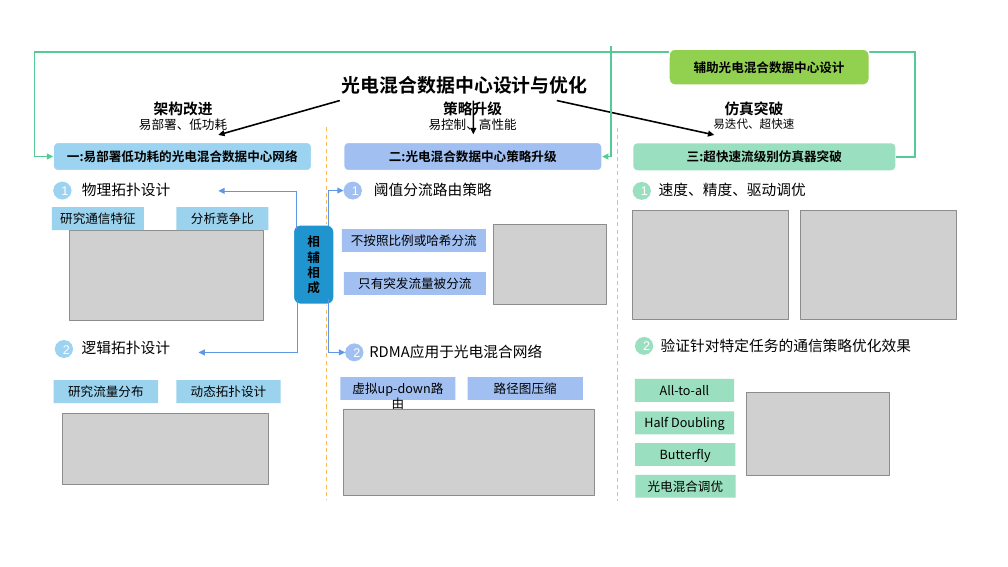
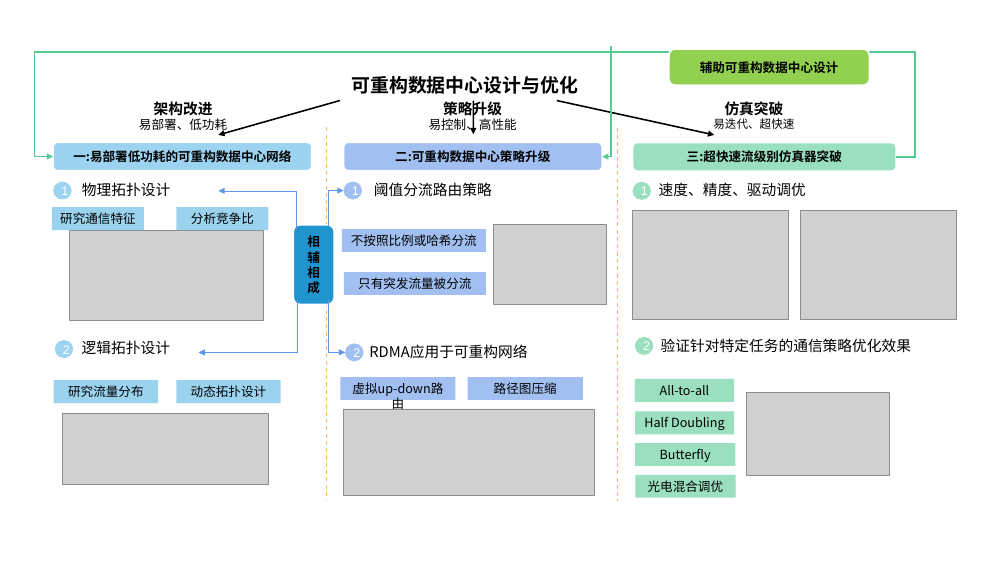
Before and after one commit to caopeirui/app.diagrams.net, a slide deck: slide 3 of 大论文/研究内容和研究方案图.pptx. Drawn at 1008x567 pixels with LibreOffice and Linux fonts; fonts in the diff are those of the drawing; grey boxes stand for pictures. Boxes give left, top, right and bottom in pixels: in the first picture for what was removed or moved away, otherwise in the second. Text is boxed around its words. In the diff, an @@ line names an element or a change of style, - is before the commit and + after.

```diff
--- a/大论文/研究内容和研究方案图.pptx
+++ b/大论文/研究内容和研究方案图.pptx
@@ text at [351, 76, 578, 94]: text changed @@
-光电混合数据中心设计与优化
+可重构数据中心设计与优化
@@ text in rounded rectangle at [700, 61, 838, 73]: text changed @@
-辅助光电混合数据中心设计
+辅助可重构数据中心设计
@@ text in rounded rectangle at [73, 150, 291, 162]: text changed @@
-一:易部署低功耗的光电混合数据中心网络
+一:易部署低功耗的可重构数据中心网络
@@ text in rounded rectangle at [395, 150, 550, 162]: text changed @@
-二:光电混合数据中心策略升级
+二:可重构数据中心策略升级
@@ text at [369, 344, 527, 358]: text changed @@
-RDMA应用于光电混合网络
+RDMA应用于可重构网络
```
Also in this commit, not shown: 2 other slides changed, 3 other files.
